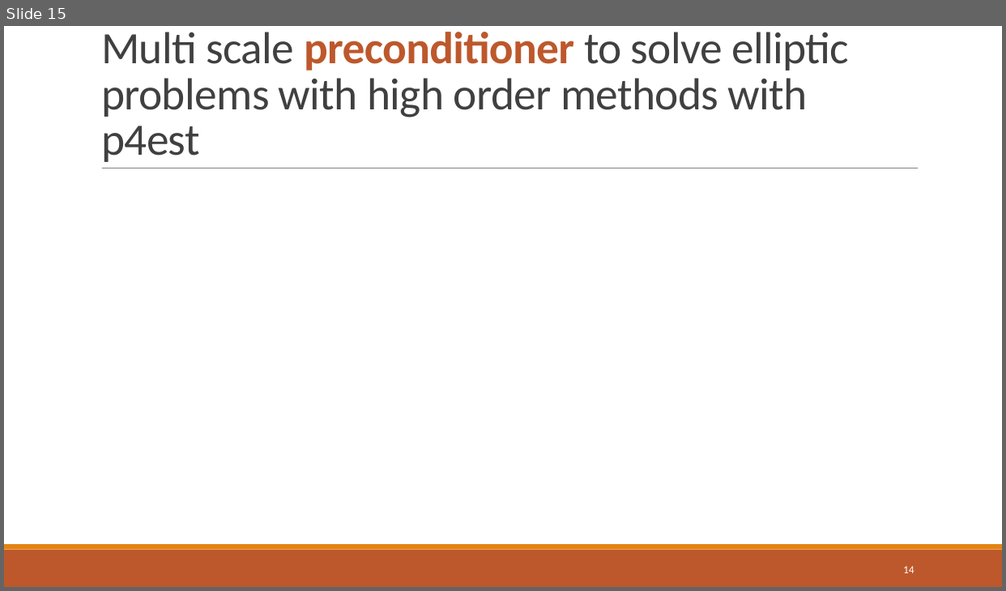
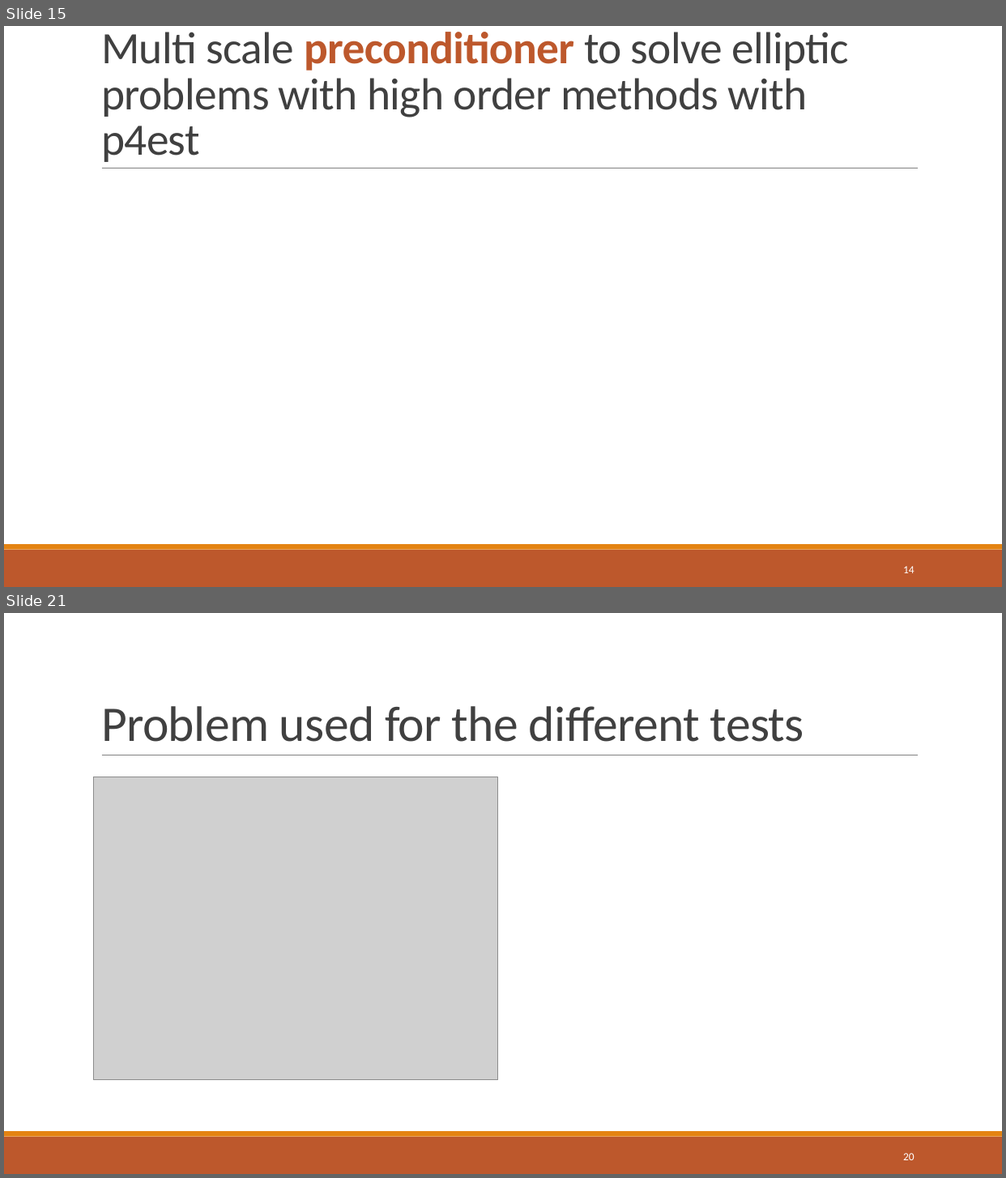
Before and after one commit to dweicker/pres, a slide deck: thesis.pptx. Shown one above the other, each under a label of ours: slide 15 before the commit, slides 15 and 21 after it; the slides between them are not shown. The pictures are 1006x591 and 1006x1178 pixels, drawn with LibreOffice and Linux fonts; fonts in the diff are those of the drawing; grey boxes stand for pictures. Boxes give left, top, right and bottom in pixels: in the first picture for what was removed or moved away, otherwise in the second. Text is boxed around its words. In the diff, an @@ line names an element or a change of style, - is before the commit and + after.

```diff
--- a/thesis.pptx
+++ b/thesis.pptx
@@ slide 21 added at <box>4,613,1002,1174</box>, background #FFFFFF; not listed: 3 template elements that a slide beside it also shows @@
@@ title added at <box>101,706,804,742</box>, 48 pt, text #404040 @@
+Problem used for the different tests
@@ picture added at <box>94,777,498,1080</box> @@
@@ page number added at <box>903,1153,914,1161</box>, 10.5 pt, text #FFFFFF @@
+20
```
Also in this commit, not shown: 2 slides changed, 6 other slides added, 2 slides removed, 11 other files.
